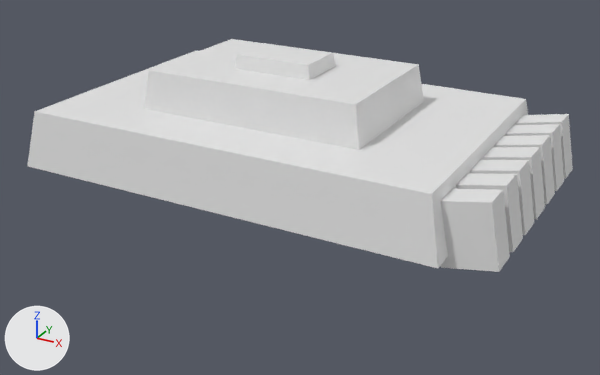
Two versions of the Blender file Map/Assets/Models/Sumerians/SumerianTownCenter/SumeriaTownCenter.blend, one commit apart.
Both versions are drawn from a 50 mm camera at (3.86, -8.95, 4.98) aimed at (-0.87, -0.34, 0.67). Every picture has the same lights, and +X, +Y and +Z are marked at lower left.

The first picture shows 'Cube.003', 'Cube.004', 'aaa', 'base1'.
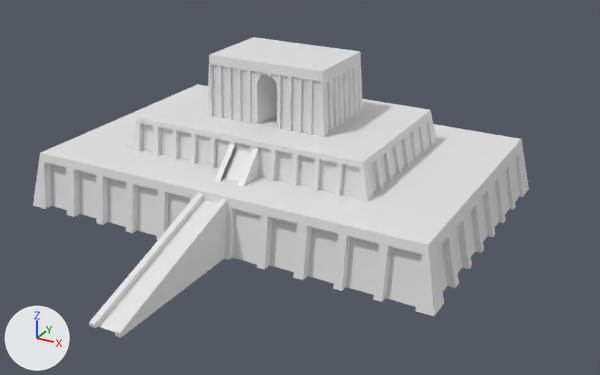
What the commit changed:
me_cube_011 is used by ob_base1; location (-1.609, 0.591, 1.007); scale (3.0, 1.98, 0.397).
me_cube_011 had 174 vertices, 203 faces and spanned x -1.0..1.0, y -1.0..1.0, z -1.0..1.0.
me_cube_011 now has 364 vertices, 434 faces and spans x -1.0..1.0, y -1.0..1.0, z -1.0..1.0.
Part 1, on me_cube_011:
20 faces are deleted.
155 vertices are added at x -0.92..0.93, y -1.0..1.0, z -1.0..0.71.
28 new vertices lie (0.04, 0.0, 0.0) away from vertices in x -0.79..0.75, y -1.0..1.0, z -1.0..0.7.
7 new vertices lie (0.0, -0.05, 1.66) away from vertices in x -0.79..0.44, y 0.97..0.98, z -1.0.
251 new faces join them.
Mesh me_cube_012 is new.
It has 712 vertices, 881 faces and spans x -1.0..1.0, y -1.0..1.0, z -1.0..1.0.
Mesh me_cube_015 is new.
It has 24 vertices, 19 faces and spans x -9.71..1.0, y -1.0..1.26, z -1.26..1.0.
Mesh me_cube_016 is new.
It has 29 vertices, 23 faces and spans x -10.61..1.0, y -9.29..1.26, z -3.05..1.0.
Object 'aaa' (ob_aaa) is deleted.
Object 'Cube.004' (ob_cube_004) is deleted.
Object 'Cube.003' (ob_cube_003) is deleted.
Object 'base1' (ob_base1) moves from (-1.609, 0.591, 1.007) to (-1.609, 0.591, 0.407).
Object 'base1.001' (ob_base1_001) is new; it shows me_cube_011.
Its location is (-1.609, 0.591, 1.042).
Its scale is (1.8, 1.19, 0.238).
Object 'base3' (ob_base3) is new; it shows me_cube_012.
Its location is (-1.609, 0.591, 1.708).
Its scale is (0.9, 0.595, 0.428).
Object 'Cube.002' (ob_cube_002) is new; it shows me_cube_015.
Its location is (-1.405, -0.728, 0.993).
Its scale is (0.0399, 0.2, 0.2).
Object 'Cube.000' (ob_cube_000) is new; it shows me_cube_016.
Its location is (-1.405, -1.481, 0.575).
Its scale is (0.0399, 0.2, 0.2).

Where the change shows, as pixel boxes [x1, y1, x2, y2] in the pictures (600 x 375 px):
'base1', reshaped, moved (7% taller): before [27, 51, 528, 268]; after [33, 84, 529, 316]
'Cube.003', deleted: before [144, 39, 424, 150]
'base1.001', added: after [131, 86, 437, 202]
'aaa', deleted: before [440, 114, 573, 272]
'base3', added: after [208, 37, 363, 137]
'Cube.000', added: after [89, 193, 227, 338]
'Cube.004', deleted: before [234, 43, 336, 80]
'Cube.002', added: after [215, 143, 259, 186]
part 1 of me_cube_011, built on: before [27, 112, 505, 268]; after [33, 118, 520, 316]
